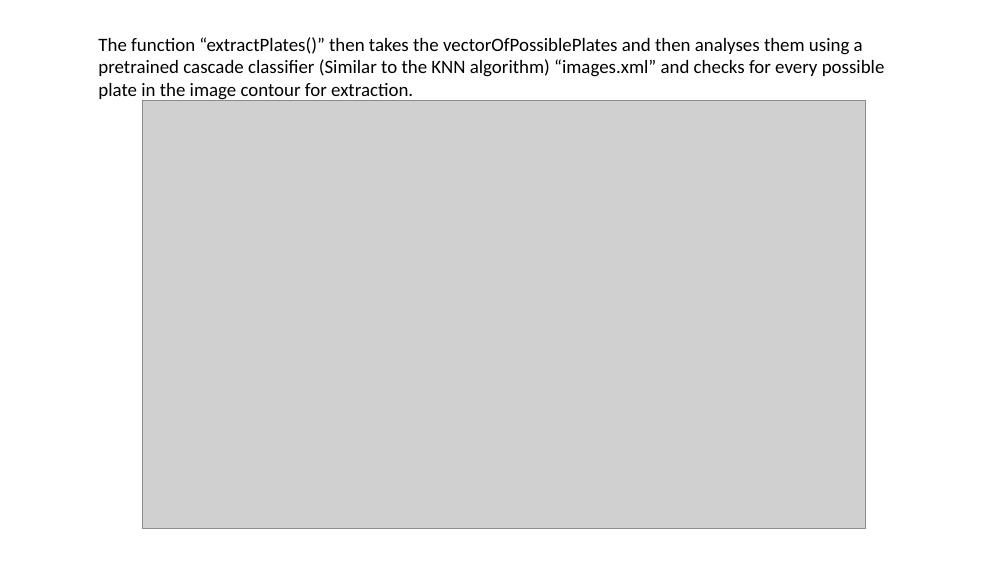
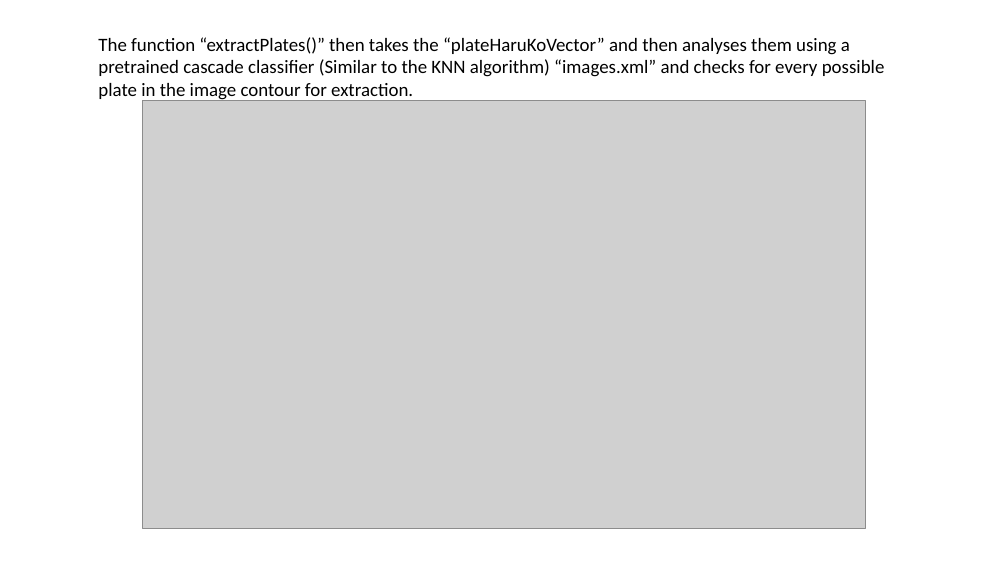
Before and after one commit to Raag-ops/LicensePlate, a slide deck: slide 6 of Documentations/Guide.pptx. Drawn at 1008x567 pixels with LibreOffice and Linux fonts; fonts in the diff are those of the drawing; grey boxes stand for pictures. Boxes give left, top, right and bottom in pixels: in the first picture for what was removed or moved away, otherwise in the second. Text is boxed around its words. In the diff, an @@ line names an element or a change of style, - is before the commit and + after.

Commit message:
Typo

```diff
--- a/Documentations/Guide.pptx
+++ b/Documentations/Guide.pptx
@@ text at (x1=98, y1=37, x2=885, y2=102): text changed @@
-The function “extractPlates()” then takes the vectorOfPossiblePlates and then analyses them using a pretrained cascade classifier (Similar to the KNN algorithm) “images.xml” and checks for every possible plate in the image contour for extraction.
+The function “extractPlates()” then takes the “plateHaruKoVector” and then analyses them using a pretrained cascade classifier (Similar to the KNN algorithm) “images.xml” and checks for every possible plate in the image contour for extraction.
```
Also in this commit, not shown: 5 other slides changed.
